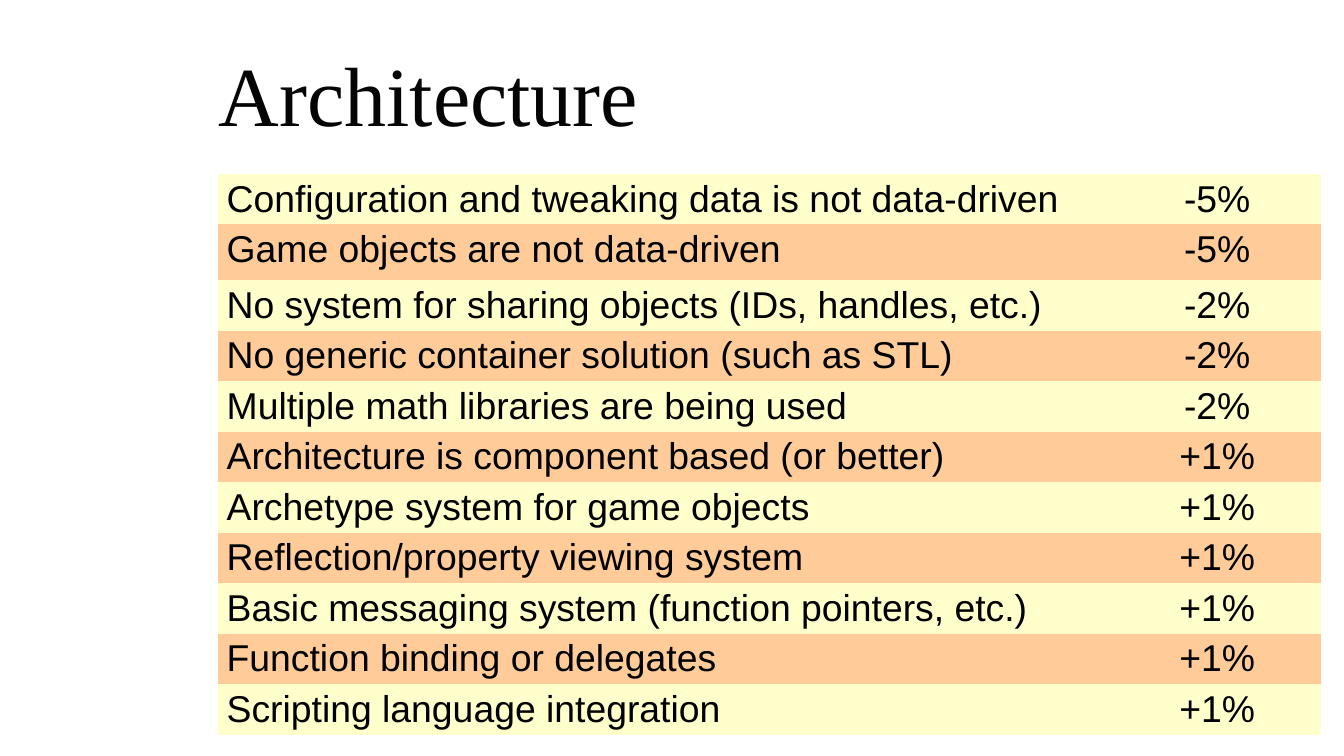
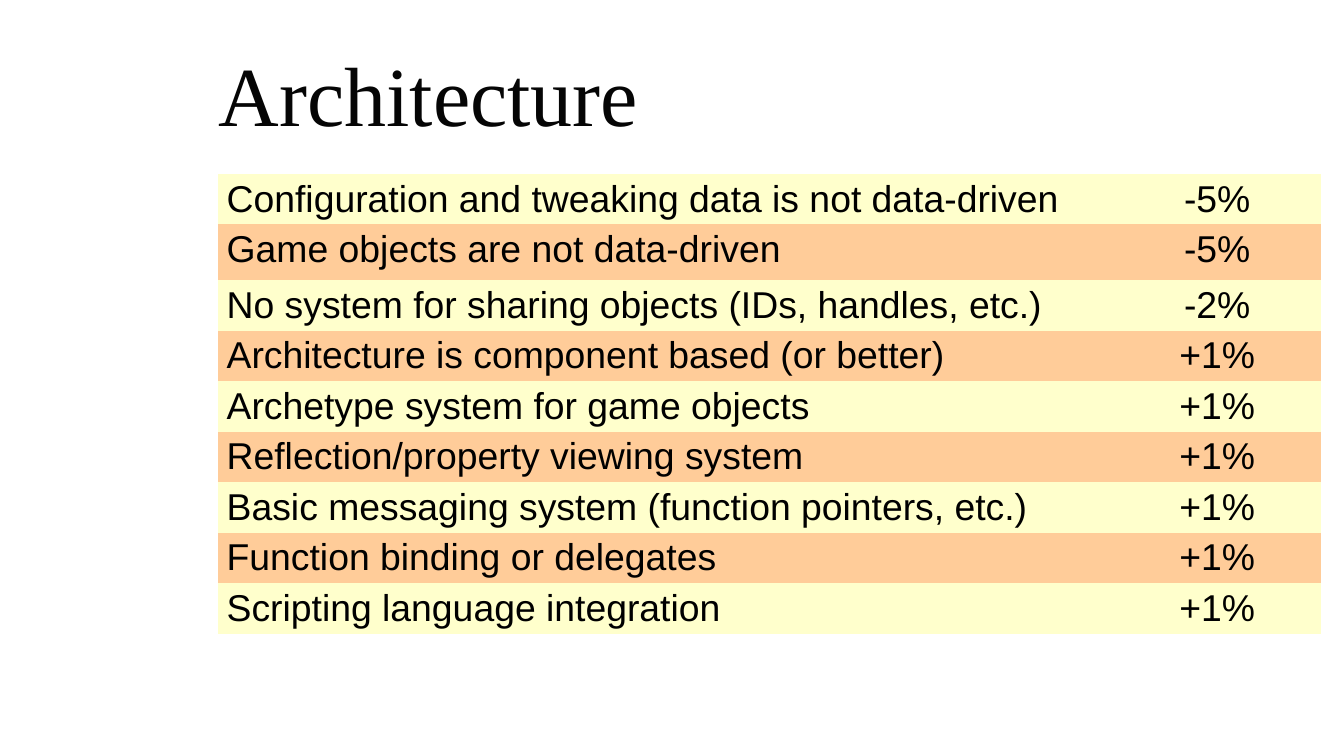
Before and after one commit to kennethlombardi/gam400, a slide deck: slide 3 of documents/EngineProofWho.odp. Drawn at 1344x756 pixels with LibreOffice and Linux fonts; fonts in the diff are those of the drawing; background and template pictures are left out. Boxes give left, top, right and bottom in pixels: in the first picture for what was removed or moved away, otherwise in the second. Text is boxed around its words. In the diff, an @@ line names an element or a change of style, - is before the commit and + after.

```diff
--- a/documents/EngineProofWho.odp
+++ b/documents/EngineProofWho.odp
@@ table at (x1=218, y1=174, x2=1321, y2=633) @@
-row 4: No generic container solution (such as STL) | -2%
-row 5: Multiple math libraries are being used | -2%
```
Also in this commit, not shown: 1 slide added, 1 slide removed, 7 other files.
